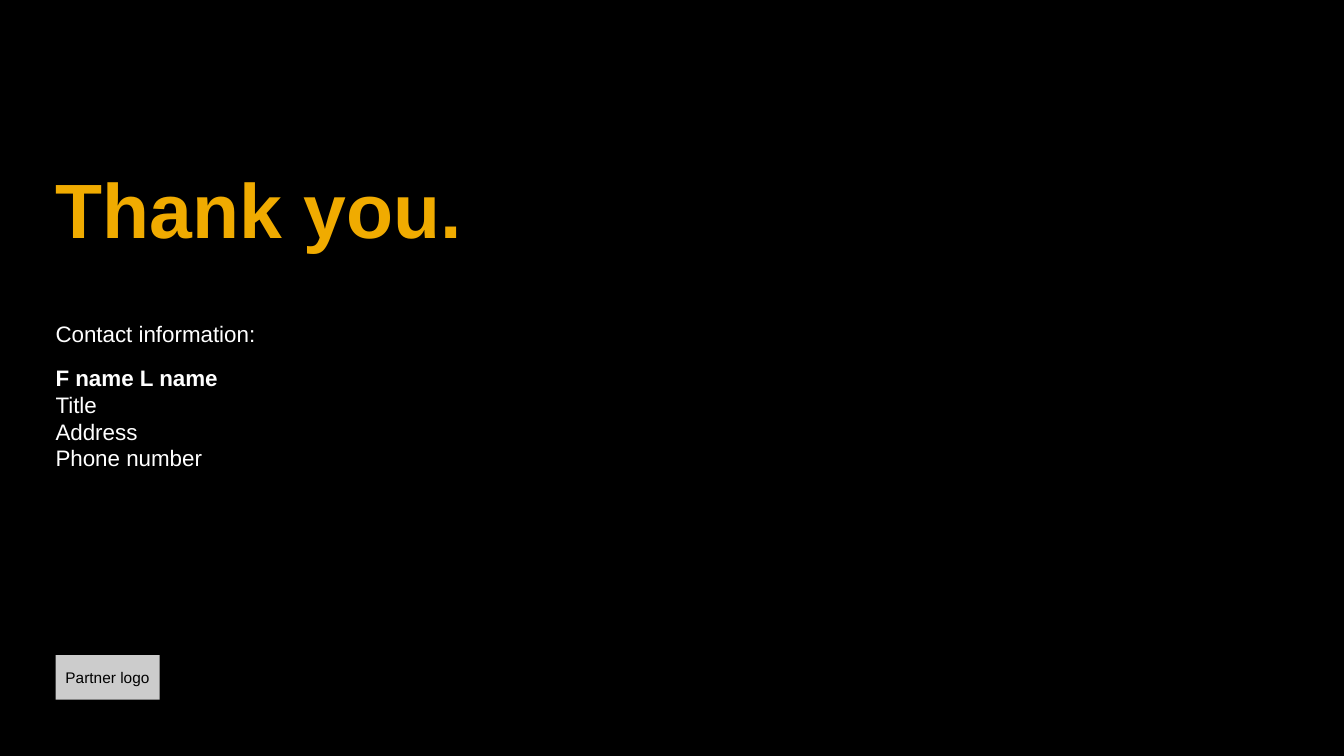
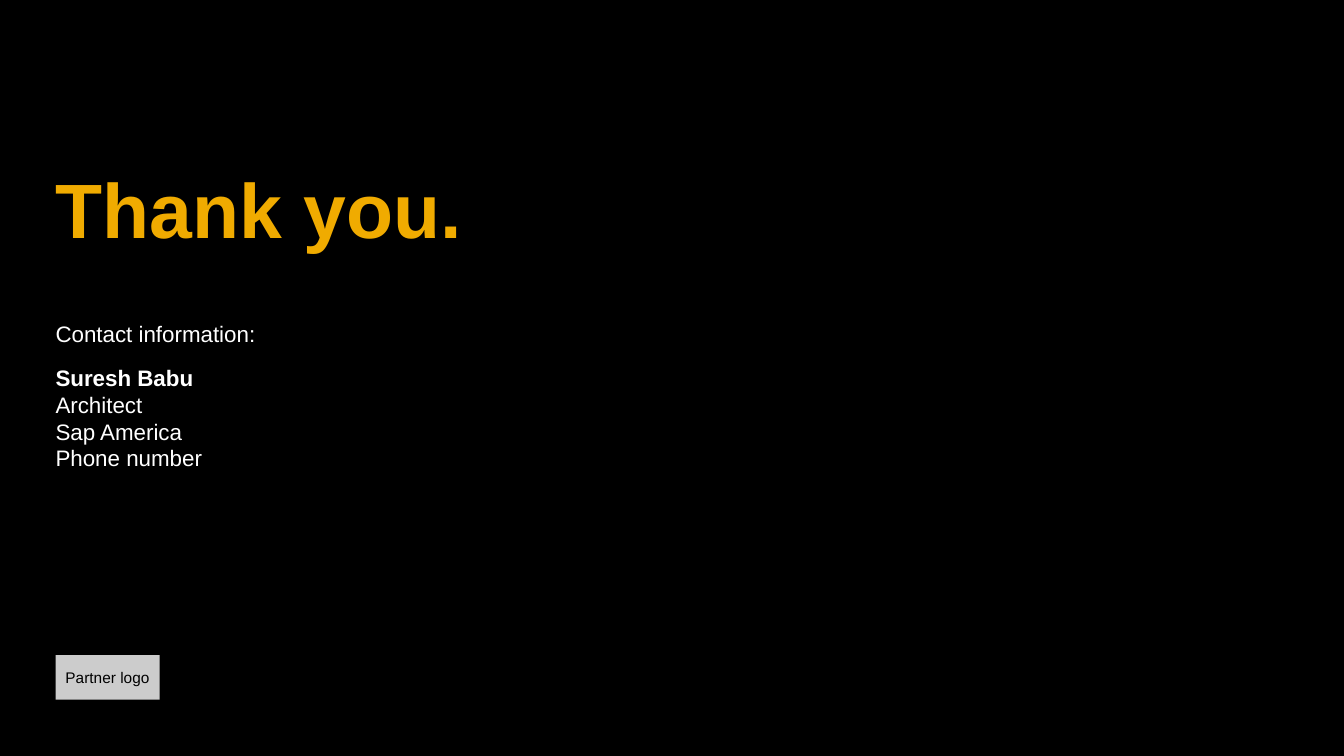
Before and after one commit to sbabuwc/coffeeshop, a slide deck: slide 10 of ISD Transformation.pptx. Drawn at 1344x756 pixels with LibreOffice and Linux fonts; fonts in the diff are those of the drawing; background and template pictures are left out. Boxes give left, top, right and bottom in pixels: in the first picture for what was removed or moved away, otherwise in the second. Text is boxed around its words. In the diff, an @@ line names an element or a change of style, - is before the commit and + after.

```diff
--- a/ISD Transformation.pptx
+++ b/ISD Transformation.pptx
@@ text at <box>56,369,193,445</box>: text changed @@
-  F name L name
-  Title
-  Address
+  Suresh Babu
+  Architect
+  Sap America
```
Also in this commit, not shown: 2 other files.
